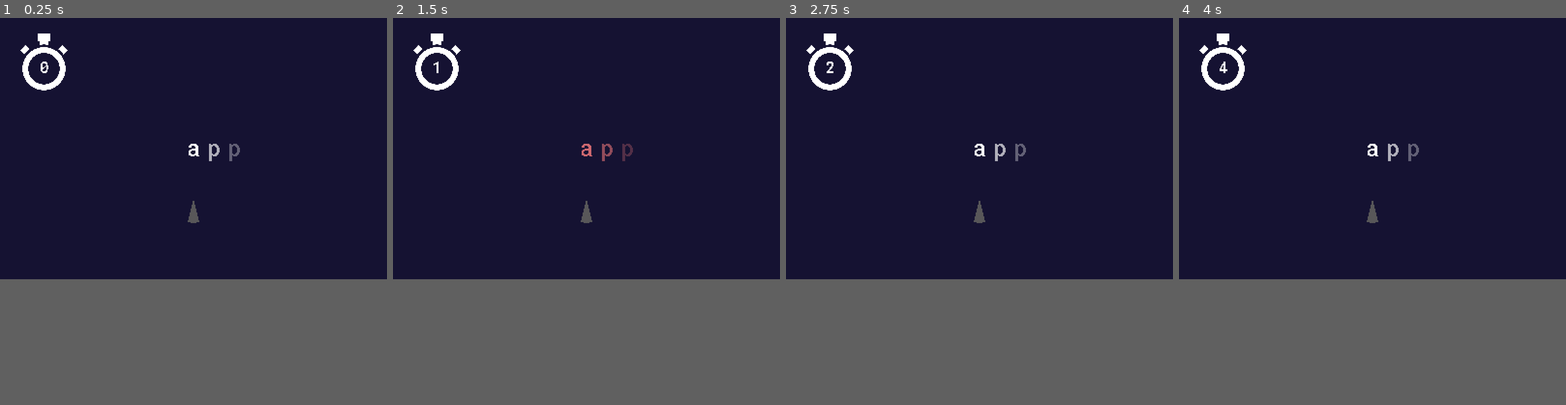
Above: before the commit, frames 1-4 (left to right).
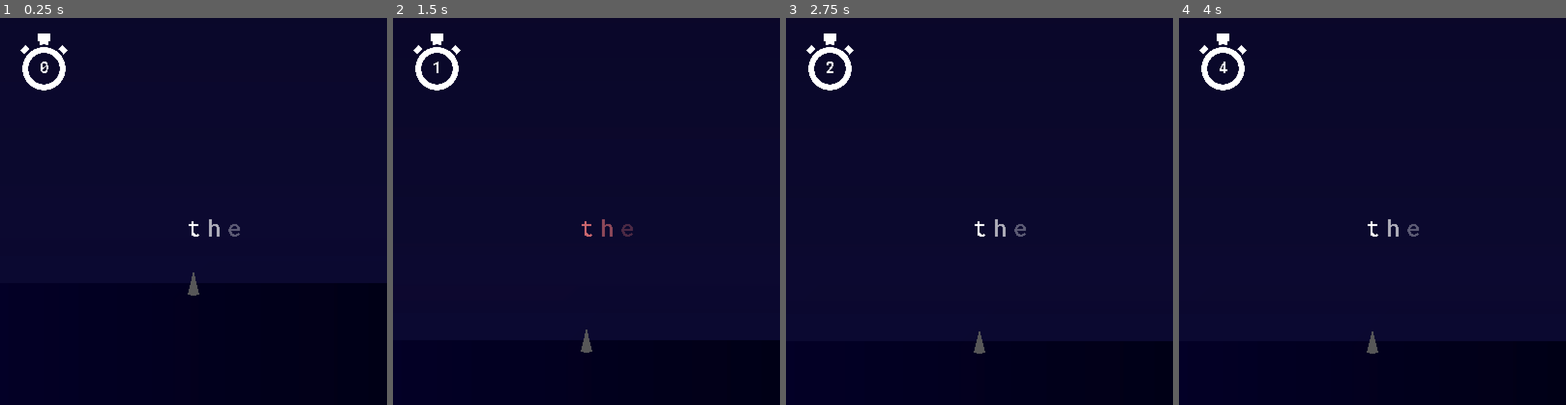
Above: after the commit, the same moments.

Repository: kiwijuice56/space-flight
Game: Godot game, scene res://scenes/main.tscn
Two runs of this game, one before a commit and one after it. Both use one fixed random seed, a clock stepped at 60 frames per second and the inputs below.
Inputs:
- Up to frame 1 (0.25 s): no input
- Up to frame 2 (1.5 s): tap Enter at 1.25 s
- Up to frame 3 (2.75 s): no input
- Up to frame 4 (4 s): tap Space at 2.75 s
The window is 800x540 before the commit and 800x800 after it. Grey fills any space a smaller window leaves; there, only what the larger window draws over its background counts as a difference.

The runs differ from the first frame. In frame 1, 0.5% of the frame differs, in the area x 48-62%, y 32-72%; in frame 2, 1.3%, in the area x 48-100%, y 32-100%; in frame 3, 1.3%; in frame 4, 1.3%.

Commit message:
Added rocket

Diff:
--- a/project.godot
+++ b/project.godot
@@ -18,7 +18,7 @@
 [display]
 
 window/size/viewport_width=400
-window/size/viewport_height=270
+window/size/viewport_height=400
 window/size/always_on_top=true
 window/stretch/mode="viewport"
 
--- a/scenes/main.tscn
+++ b/scenes/main.tscn
@@ -1,7 +1,8 @@
-[gd_scene load_steps=16 format=3 uid="uid://dual3dc0gxpjp"]
+[gd_scene load_steps=22 format=3 uid="uid://dual3dc0gxpjp"]
 
 [ext_resource type="PackedScene" uid="uid://jayx3e6gm7cf" path="res://scenes/player.tscn" id="1_2rr8g"]
 [ext_resource type="Texture2D" uid="uid://hd3vhrtmqknp" path="res://sprites/timer.png" id="1_gd0he"]
+[ext_resource type="Script" path="res://scripts/main.gd" id="1_lf686"]
 [ext_resource type="FontVariation" uid="uid://d3mdy4vykc7om" path="res://font/main_font.tres" id="2_ahav6"]
 [ext_resource type="Script" path="res://scripts/click_listener.gd" id="2_q3q52"]
 [ext_resource type="Script" path="res://scripts/sound_spawner.gd" id="3_urpp0"]
@@ -27,10 +28,28 @@
 [sub_resource type="World3D" id="World3D_2573v"]
 environment = SubResource("Environment_rrrmm")
 
+[sub_resource type="Gradient" id="Gradient_c8a5r"]
+colors = PackedColorArray(0.0976563, 0.0898438, 0.199219, 1, 0, 0, 0, 1)
+
+[sub_resource type="GradientTexture2D" id="GradientTexture2D_22twu"]
+gradient = SubResource("Gradient_c8a5r")
+width = 256
+
+[sub_resource type="Gradient" id="Gradient_5p5ww"]
+offsets = PackedFloat32Array(0.00854701, 1)
+colors = PackedColorArray(0.0627451, 0.054902, 0.176471, 1, 0.0352941, 0.0313726, 0.0705882, 1)
+
+[sub_resource type="GradientTexture1D" id="GradientTexture1D_se2jf"]
+gradient = SubResource("Gradient_5p5ww")
+
+[sub_resource type="RectangleShape2D" id="RectangleShape2D_fwtyp"]
+size = Vector2(256, 50)
+
 [node name="main" type="Node2D"]
+script = ExtResource("1_lf686")
 
 [node name="viewport_container" type="SubViewportContainer" parent="."]
-custom_minimum_size = Vector2(400, 270)
+custom_minimum_size = Vector2(400, 400)
 offset_right = 400.0
 offset_bottom = 270.0
 size_flags_horizontal = 3
@@ -58,6 +77,7 @@
 
 [node name="time_label" type="Label" parent="viewport_container/ui_layer/clock"]
 unique_name_in_owner = true
+layout_mode = 0
 offset_left = 36.0
 offset_top = 40.0
 offset_right = 56.0
@@ -70,14 +90,33 @@
 world_3d = SubResource("World3D_2573v")
 handle_input_locally = false
 canvas_item_default_texture_filter = 0
-size = Vector2i(400, 270)
+size = Vector2i(400, 400)
 render_target_update_mode = 4
+
+[node name="bg" type="Sprite2D" parent="viewport_container/viewport"]
+position = Vector2(0, -700)
+rotation = -1.5708
+scale = Vector2(12, 64)
+texture = SubResource("GradientTexture2D_22twu")
+
+[node name="floor" type="Sprite2D" parent="viewport_container/viewport"]
+position = Vector2(-14.99, 716)
+scale = Vector2(4, 1024)
+texture = SubResource("GradientTexture1D_se2jf")
+
+[node name="staticbody" type="StaticBody2D" parent="viewport_container/viewport/floor"]
+position = Vector2(53.7475, -0.464844)
+scale = Vector2(0.25, 0.000976563)
+
+[node name="shape" type="CollisionShape2D" parent="viewport_container/viewport/floor/staticbody"]
+shape = SubResource("RectangleShape2D_fwtyp")
 
 [node name="player" parent="viewport_container/viewport" instance=ExtResource("1_2rr8g")]
 unique_name_in_owner = true
 position = Vector2(200, 200)
 
 [node name="click_listener" type="Node" parent="viewport_container/viewport"]
+unique_name_in_owner = true
 script = ExtResource("2_q3q52")
 
 [node name="challenge_length" type="Timer" parent="viewport_container/viewport/click_listener"]
--- a/scenes/player.tscn
+++ b/scenes/player.tscn
@@ -33,6 +33,21 @@
 scale_curve = SubResource("CurveTexture_fkjua")
 color_ramp = SubResource("GradientTexture1D_e2cnn")
 
+[sub_resource type="Animation" id="Animation_q8s1k"]
+length = 0.001
+tracks/0/type = "value"
+tracks/0/imported = false
+tracks/0/enabled = true
+tracks/0/path = NodePath(".:rotation")
+tracks/0/interp = 1
+tracks/0/loop_wrap = true
+tracks/0/keys = {
+"times": PackedFloat32Array(0),
+"transitions": PackedFloat32Array(1),
+"update": 0,
+"values": [-1.5708]
+}
+
 [sub_resource type="Animation" id="Animation_r0h1u"]
 resource_name = "jingle"
 tracks/0/type = "value"
@@ -48,35 +63,21 @@
 "values": [-1.5708, -1.74533, -1.48353, -1.6057, -1.5708]
 }
 
-[sub_resource type="Animation" id="Animation_q8s1k"]
-length = 0.001
-tracks/0/type = "value"
-tracks/0/imported = false
-tracks/0/enabled = true
-tracks/0/path = NodePath(".:rotation")
-tracks/0/interp = 1
-tracks/0/loop_wrap = true
-tracks/0/keys = {
-"times": PackedFloat32Array(0),
-"transitions": PackedFloat32Array(1),
-"update": 0,
-"values": [-1.5708]
-}
-
 [sub_resource type="AnimationLibrary" id="AnimationLibrary_tslam"]
 _data = {
 "RESET": SubResource("Animation_q8s1k"),
 "jingle": SubResource("Animation_r0h1u")
 }
 
-[node name="player" type="Node2D"]
+[sub_resource type="RectangleShape2D" id="RectangleShape2D_gdfey"]
+
+[node name="player" type="CharacterBody2D"]
 rotation = -1.5708
 script = ExtResource("1_87j1t")
 
 [node name="engine_particles" type="GPUParticles2D" parent="."]
 position = Vector2(-13, 0)
-emitting = false
-amount = 128
+amount = 256
 process_material = SubResource("ParticleProcessMaterial_m5af1")
 texture = ExtResource("3_auxy0")
 
@@ -89,3 +90,12 @@
 libraries = {
 "": SubResource("AnimationLibrary_tslam")
 }
+
+[node name="shape" type="CollisionShape2D" parent="."]
+shape = SubResource("RectangleShape2D_gdfey")
+
+[node name="camera" type="Camera2D" parent="."]
+limit_bottom = 270
+limit_smoothed = true
+position_smoothing_enabled = true
+position_smoothing_speed = 3.0
--- a/scripts/click_listener.gd
+++ b/scripts/click_listener.gd
@@ -1,5 +1,4 @@
-# Listens for input and runs the game... this is basically the giant game script...
-# Sorry :(.
+# Listens for input and runs challenges.
 class_name ClickListener
 extends Node
 
@@ -7,11 +6,11 @@
 const LETTER_LABEL: PackedScene = preload("res://scenes/letter.scn")
 
 # Animation constants.
-const CENTER: Vector2 = Vector2(193, 117)
+const CENTER: Vector2 = Vector2(193, 200)
 const LETTER_LENGTH: int = 21
 const ANIM_LENGTH: float = 0.05
 
-# The string of letters to be typed by the player
+# The string of letters to be typed by the player.
 var to_type: String
 var seconds_elapsed: int = 0
 
@@ -22,7 +21,6 @@
 	$second_clock.timeout.connect(_on_second_passed)
 
 	set_process_input(false)
-	start_challenge()
 
 func _input(event: InputEvent) -> void:
 	# Prevent long presses from being picked up as another input.
@@ -52,18 +50,22 @@
 	%time_label.text = str(min(99, seconds_elapsed))
 	$clock_sound_spawner.play_sound()
 
-func start_challenge() -> void:
+func run_challenge(sentence: String) -> int:
 	%time_label.text = "0"
 	$second_clock.start()
 
 	seconds_elapsed = 0
-	to_type = "appledogcatpayattention"
+	to_type = sentence
 	set_up_letters()
 	set_process_input(true)
 
 	await challenge_complete
 
+	set_process_input(false)
+
 	$second_clock.stop()
+
+	return seconds_elapsed
 
 func set_up_letters() -> void:
 	for i in range(len(to_type)):
--- /dev/null
+++ b/scripts/main.gd
@@ -0,0 +1,9 @@
+# Runs the control flow of the entire game
+class_name Main
+extends Node2D
+
+func _ready() -> void:
+	var time: int = await %click_listener.run_challenge("thedogsitsthemogmits")
+	var speed: float = %player.time_to_speed(time)
+
+	%player.velocity.y -= speed
--- a/scripts/player.gd
+++ b/scripts/player.gd
@@ -1,5 +1,16 @@
 class_name Player
-extends Node2D
+extends CharacterBody2D
+
+const GRAVITY: float = 4.2
+
+func _physics_process(delta: float) -> void:
+	$engine_particles.emitting = velocity.y < 0.0
+
+	velocity.y += GRAVITY
+	move_and_slide()
 
 func shake() -> void:
 	$animation_player.play("jingle")
+
+func time_to_speed(time: int) -> float:
+	return 1024 * pow(max(1.0, float(time)), -0.2)
Not shown: 1 places in scenes/player.tscn that only renumber resources
